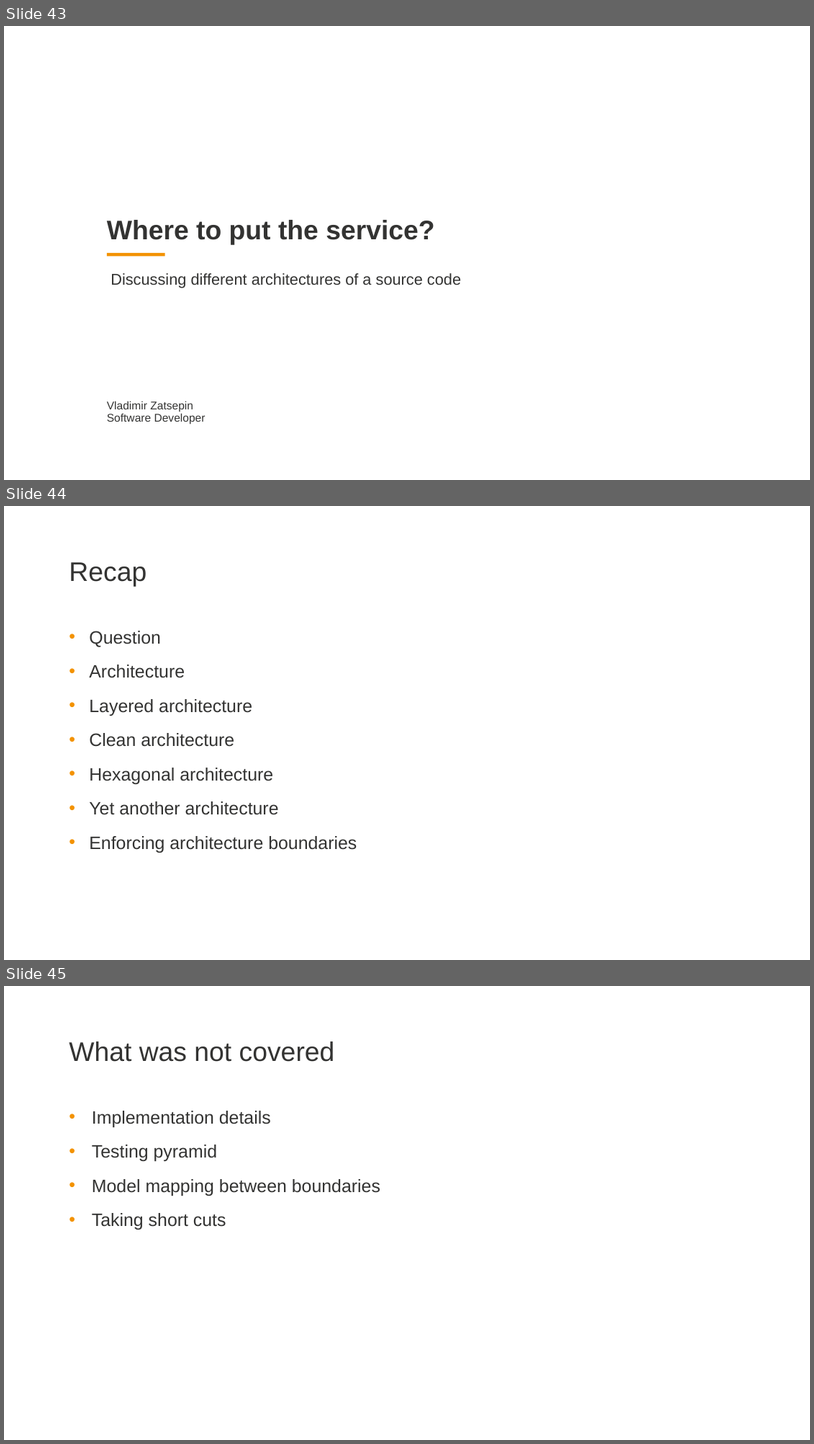
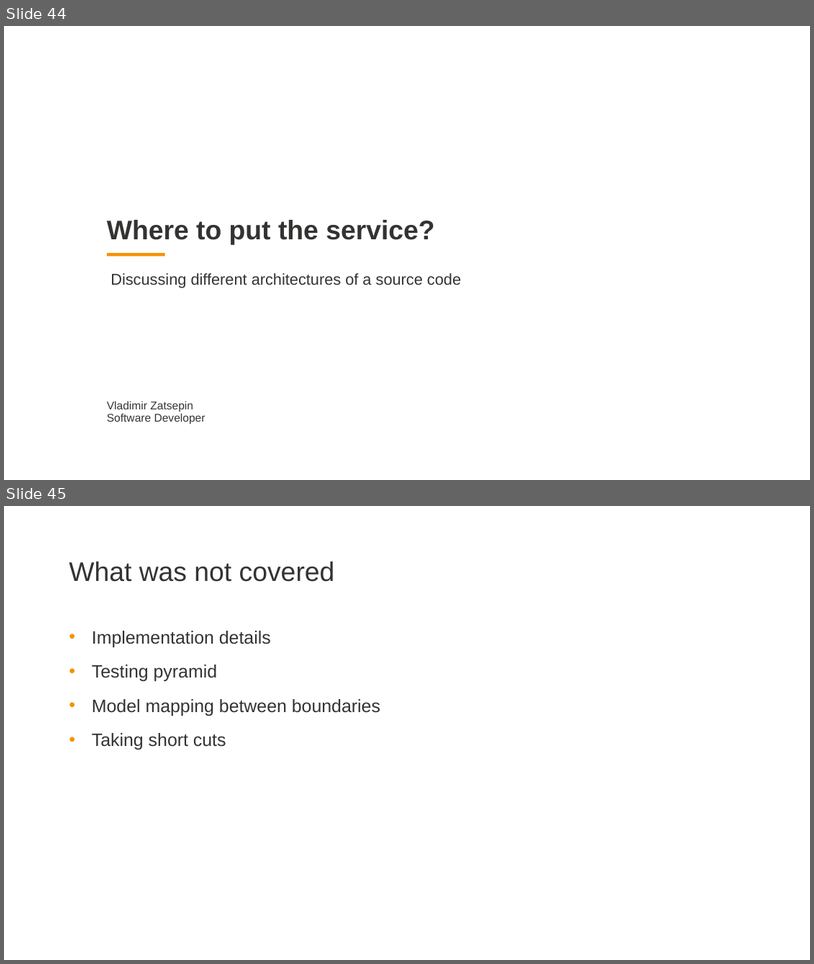
Before and after one commit to zatsepinvl/where-to-put-the-service, a slide deck: Where to put the service.pptm. Shown one above the other, each under a label of ours: slides 43, 44 and 45 before the commit, slides 44 and 45 after it. The pictures are 814x1444 and 814x964 pixels, drawn with LibreOffice and Linux fonts; fonts in the diff are those of the drawing; background and template pictures are left out. Boxes give left, top, right and bottom in pixels: in the first picture for what was removed or moved away, otherwise in the second. Text is boxed around its words. In the diff, an @@ line names an element or a change of style, - is before the commit and + after.

```diff
--- a/Where to put the service.pptm
+++ b/Where to put the service.pptm
@@ slide 44 removed at (4, 506, 810, 960), background #FFFFFF @@
@@ title removed at (69, 562, 147, 587) @@
-Recap
@@ text removed at (89, 631, 357, 852) @@
-• Question
-• Architecture
-• Layered architecture
-• Clean architecture
-• Hexagonal architecture
-• Yet another architecture
-• Enforcing architecture boundaries
@@ what was slide 43 is now slide 44 @@
```
Also in this commit, not shown: 14 slides changed, 3 slides added, 5 other slides removed, 13 other files.
